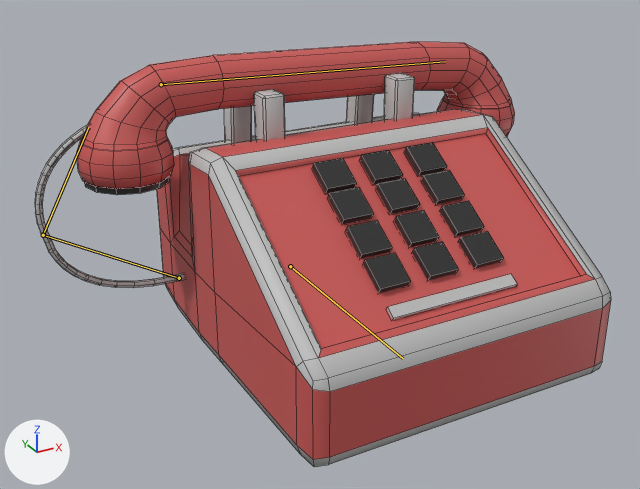
The FBX model Models/Cenário/Telefone_Fio.fbx as it was, and as the next commit left it.
Camera for both pictures: a 50 mm lens placed at (-0.219, -0.357, 0.23), pointed at (-0.026, -0.006, 0.055). The lights are fixed; the arrows at lower left show +X, +Y and +Z. The first picture is the older version. Both versions are drawn at frame 16 of the action 'Telefone_Tocando'; the numbers are the values there. The bones that change, and the others that lie on the model, are drawn over the model as lines. Mesh edges are drawn as thin lines.

The first picture shows 'Telefone_Fio'.
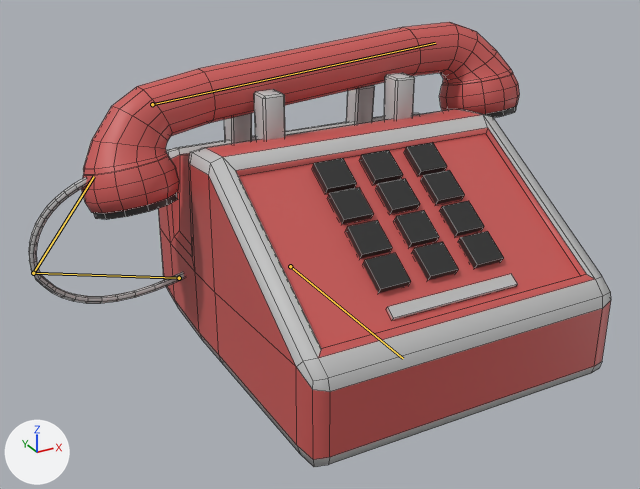
Boxes (x1, y1, x2, y2) around the edits, measured in the pictures (640 x 489 px):
'Telefone_Fio', posed: before (35, 41, 611, 467); after (29, 22, 611, 467)
bone 'Telefone', root to tip: before (161, 84) to (445, 61); after (152, 104) to (435, 43)
bone 'Fio_Base', root to tip: before (179, 278) to (43, 235); after (179, 278) to (33, 273)
bone 'Fio_Final', root to tip: before (43, 235) to (88, 127); after (33, 273) to (94, 176)

The edits, one by one:
Bone 'Telefone' (bone_telefone) moves from (0.0, 0.0012, 0.0091) to (0.0, -0.0037, 0.0).
Bone 'Telefone' (bone_telefone) turns from (-2, 0, 0) to (5, -13, 0) degrees about its own x, y and z.
Bone 'Fio_Base' (bone_fio_base) turns from (6, 0, -3) to (-6, -6, 5) degrees about its own x, y and z.
Bone 'Fio_Final' (bone_fio_final) turns from (5, 0, 8) to (-3, 0, -10) degrees about its own x, y and z.
